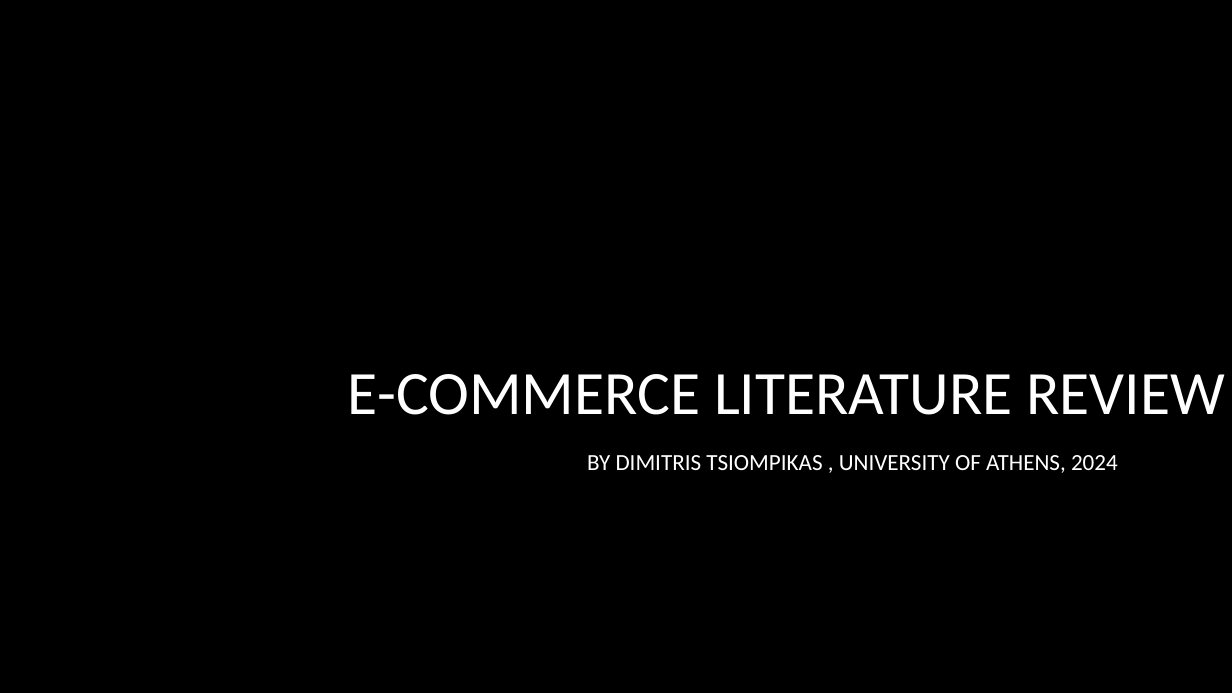
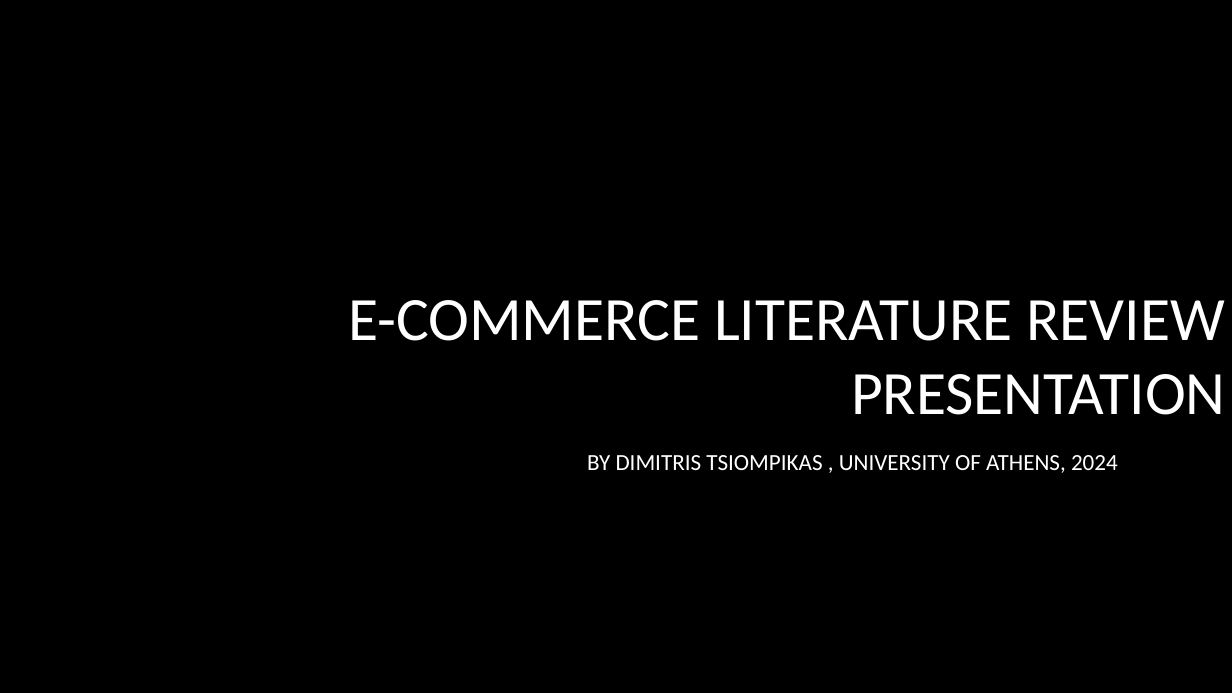
Before and after one commit to JimTsiob/literature-review-e-commerce, a slide deck: slide 1 of literature_review_presentation.pptx. Drawn at 1232x693 pixels with LibreOffice and Linux fonts; fonts in the diff are those of the drawing; background and template pictures are left out. Boxes give left, top, right and bottom in pixels: in the first picture for what was removed or moved away, otherwise in the second. Text is boxed around its words. In the diff, an @@ line names an element or a change of style, - is before the commit and + after.

```diff
--- a/literature_review_presentation.pptx
+++ b/literature_review_presentation.pptx
@@ title at [348, 300, 1226, 415]: text changed @@
-E-COMMERCE LITERATURE REVIEW
+E-COMMERCE LITERATURE REVIEW PRESENTATION
```
Also in this commit, not shown: 1 other slide changed, 11 slides added.
